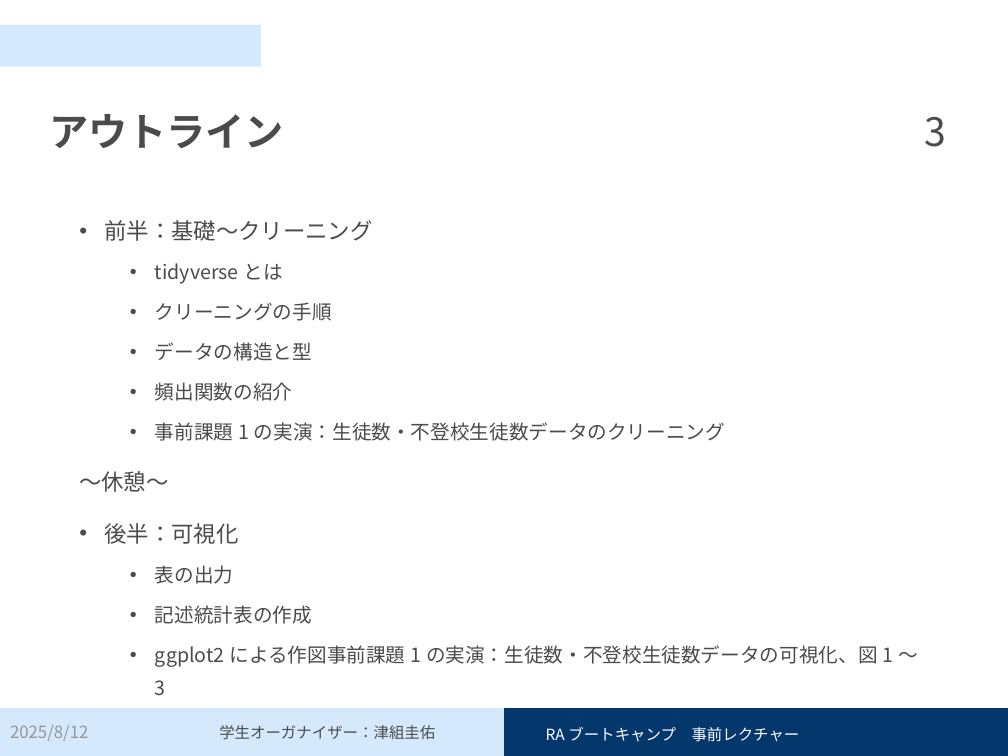
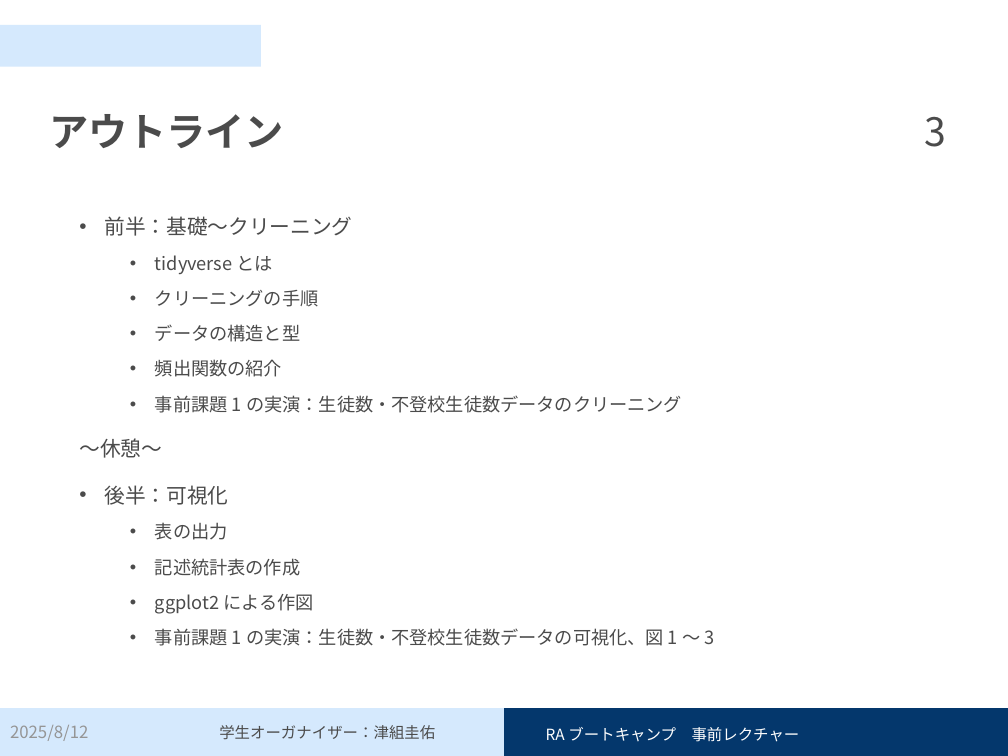
Before and after one commit to Keisuke-Tsugumi/pre-lecture, a slide deck: slide 3 of 事前レクチャー_スライド.pptx. Drawn at 1008x756 pixels with LibreOffice and Linux fonts; fonts in the diff are those of the drawing. Boxes give left, top, right and bottom in pixels: in the first picture for what was removed or moved away, otherwise in the second. Text is boxed around its words. In the diff, an @@ line names an element or a change of style, - is before the commit and + after.

Commit message:
紹介する関数を追加した

```diff
--- a/事前レクチャー_スライド.pptx
+++ b/事前レクチャー_スライド.pptx
@@ text at (79, 216, 682, 576): size 16 to 14.8 pt in "前半：基礎～クリーニング", "～休憩～", "後半：可視化"; size 14 to 12.9 pt in "tidyverseとは", "クリーニングの手順", "データの構造と型", "頻出関数の紹介" and 3 more places; line spacing 1.4 to 1.3 @@
@@ text at (155, 628, 715, 646): text changed; size 14 to 12.9 pt @@
-  • ggplot2による作図事前課題1の実演：生徒数・不登校生徒数データの可視化、図1～3
+  • ggplot2による作図
+  • 事前課題1の実演：生徒数・不登校生徒数データの可視化、図1～3
```
Also in this commit, not shown: 1 slide added, 1 other file.
